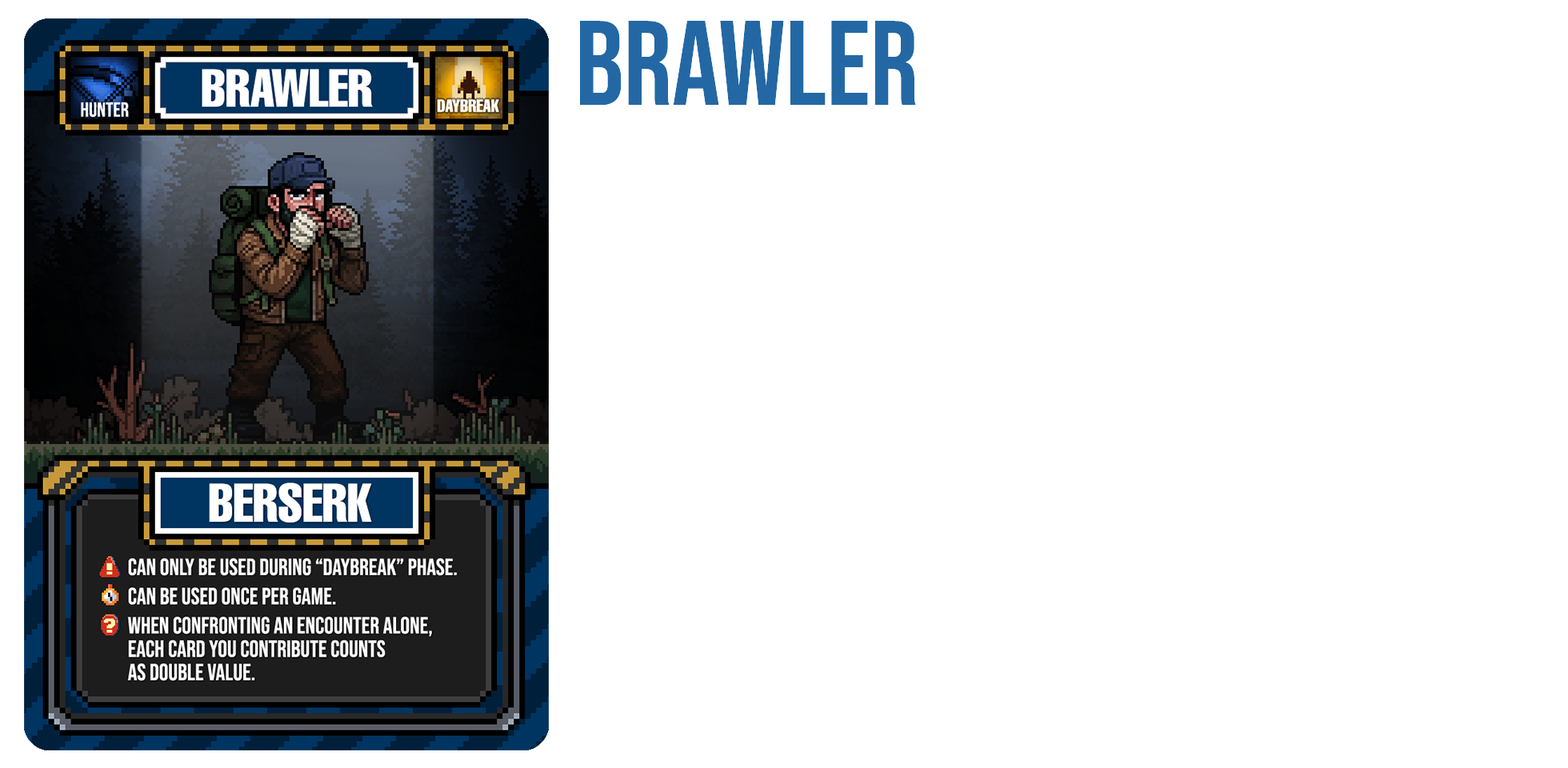
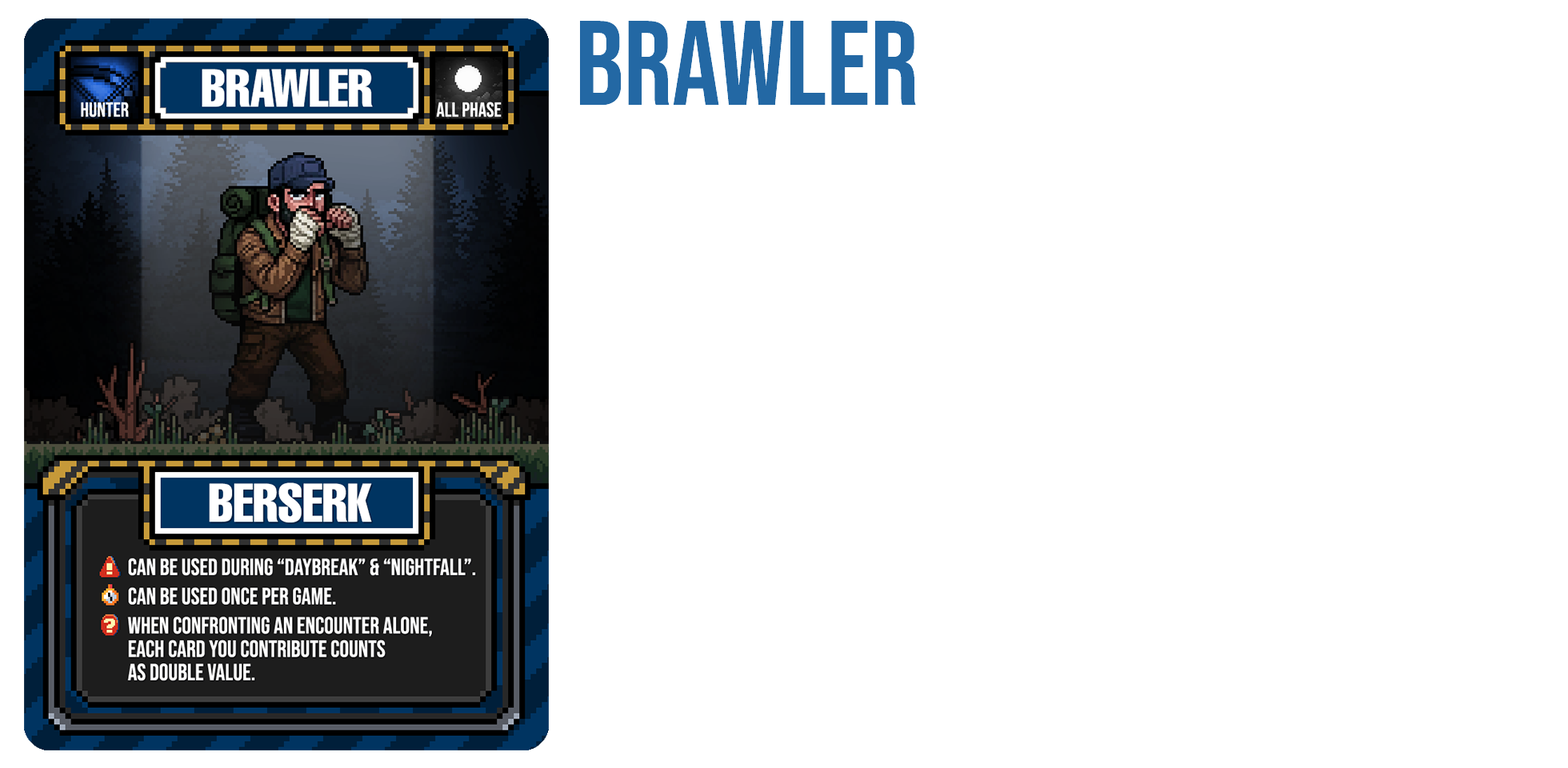
Layers edited between the first and the second (1568, 768) image:
painted on "Layer 5" over box(159, 56, 504, 577)